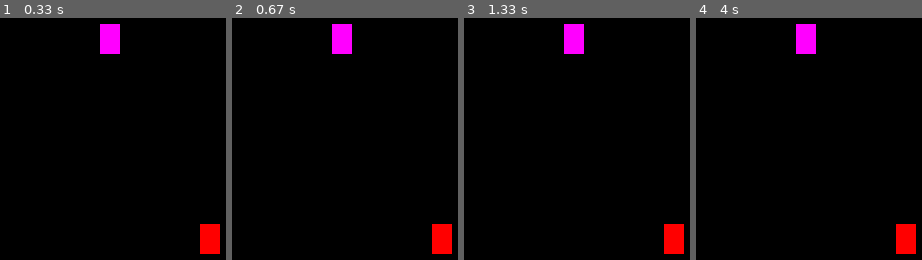
Above: before the commit, frames 1-4 (left to right).
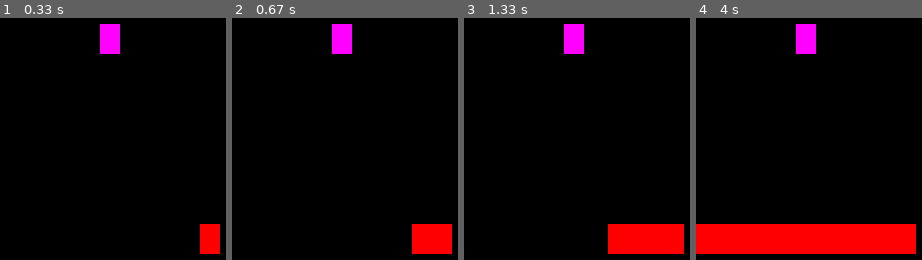
Above: after the commit, the same moments.

Repository: SSSajid777/pygame
Game: pygame game, started from car_game.py
Two runs of this game, one before a commit and one after it. Both use one fixed random seed, a clock stepped at 60 frames per second and the inputs below.
Inputs:
- Up to frame 1 (0.33 s): no input
- Up to frame 2 (0.67 s): hold Left from 0.33 s (still down)
- Up to frame 3 (1.33 s): release Left at 0.87 s; hold Left 0.9-1.3 s
- Up to frame 4 (4 s): hold Left 1.33-1.8 s; hold Left 1.83-2.37 s; hold Left 2.4-2.8 s; hold Left 2.83-3.3 s; hold Left 3.33-3.87 s

Frame 1 is identical in both runs. In frame 2, 1.1% of the frame differs, in the area x 79-89%, y 85-98%; in frame 3, 3.1%; in frame 4, 11%, in the area x 0-89%, y 85-98%.

Commit message:
Update car_game.py

Diff:
--- a/car_game.py
+++ b/car_game.py
@@ -34,6 +34,12 @@
         if event.type==pygame.QUIT:
             running=False
 
+    #Find all keys that are pressed
+    keys=pygame.key.get_pressed()
+
+    if keys[pygame.K_LEFT]:
+        playerCar1.moveLeft(1)
+
     #Draw all our sprites
     all_spirte_list.draw(screen)
 
